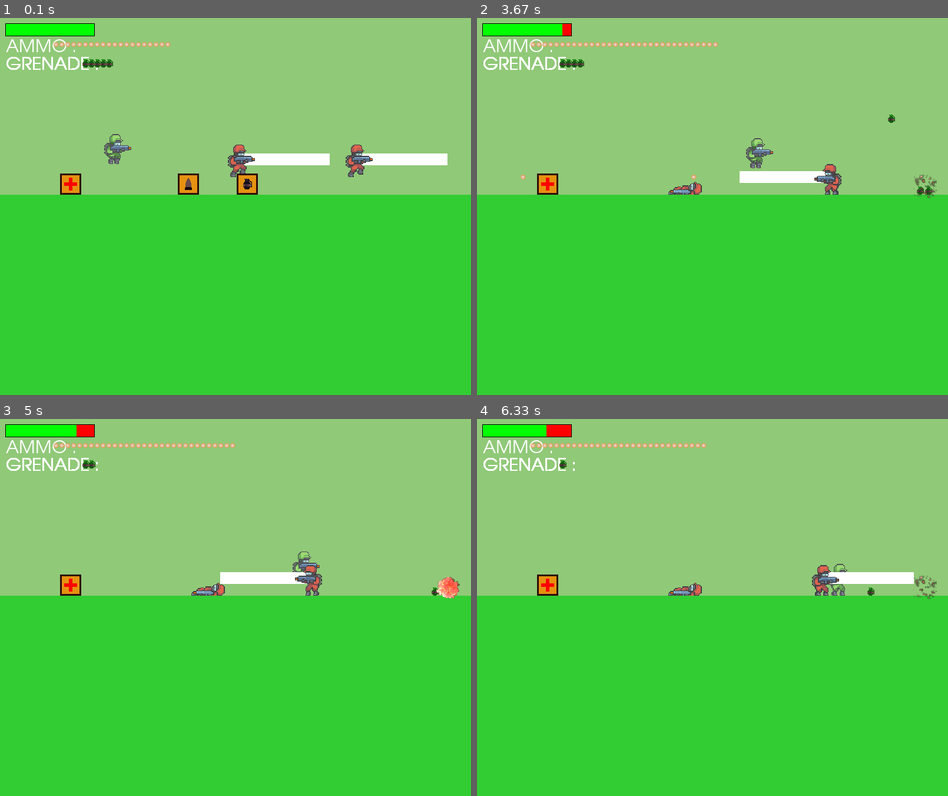
Above: before the commit, frames 1-4 (two rows, left to right).
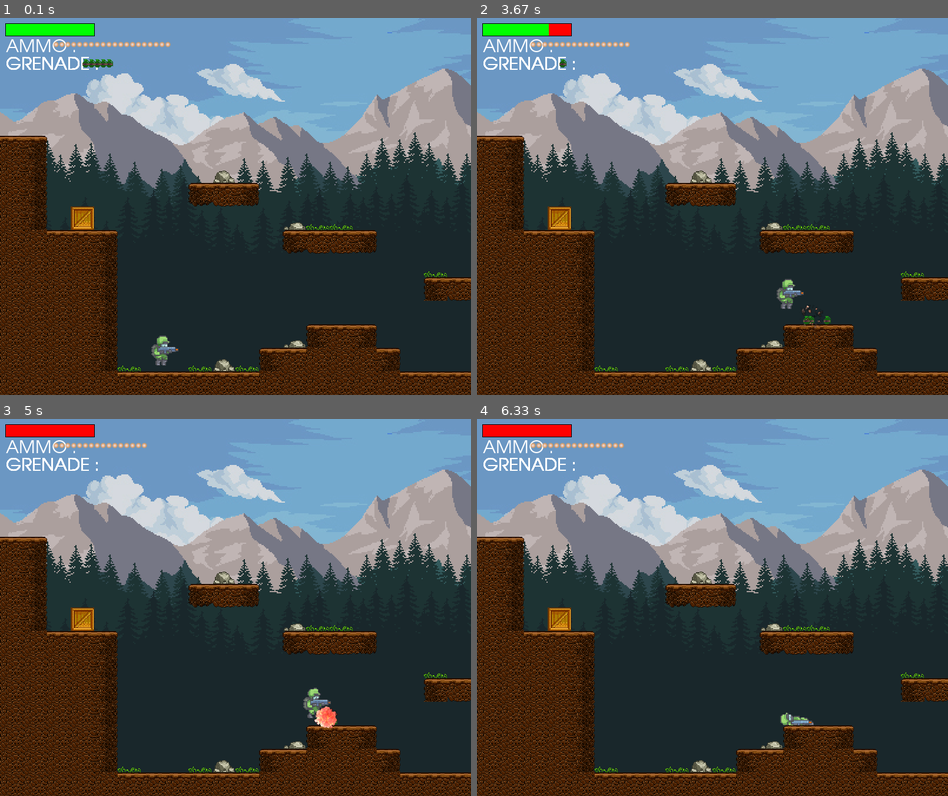
Above: after the commit, the same moments.

Repository: aminekhouaja/pygame-first-course
Game: pygame game, started from shooter_assets/shooter.py
Same seed, same stepped clock (60 frames per second), same inputs: the game is played once before the commit and once after it.
Inputs:
- Up to frame 1 (0.1 s): no input
- Up to frame 2 (3.67 s): hold E 0.33-0.8 s; hold D 0.33-0.8 s; tap Z at 0.83, 1.23, 1.53, 1.73, 2.03, 2.23, 2.53, 2.8, 3.1, 3.23, 3.53 s; hold D 1.17-1.63 s; hold A 1.67-2.13 s; hold A 2.17-2.7 s; tap E at 2.32 s; hold A 2.73-3.13 s; hold A from 3.17 s (still down)
- Up to frame 3 (5 s): release A at 3.8 s; hold A 3.83-4.3 s; tap Z at 3.9, 4.2, 4.4, 4.7, 4.9 s; tap E at 3.98 s; hold A 4.33-4.8 s; hold D from 4.83 s (still down)
- Up to frame 4 (6.33 s): tap Z at 5.2, 5.4, 5.7 s; release D at 5.3 s; hold A 5.33-5.87 s; tap E at 5.48 s

The runs differ from the first frame. In frame 1, 99% of the frame differs, in the area x 0-100%, y 0-100%; in frame 2, 99%; in frame 3, 99%; in frame 4, 99%.

Commit message:
improving collision problems background scrolling and loading the map

Diff:
--- a/shooter_assets/shooter.py
+++ b/shooter_assets/shooter.py
@@ -1,49 +1,114 @@
+# ============================================
+# IMPORTS & INITIALIZATION
+# ============================================
 import pygame
 import os
 import random
+import csv
 pygame.init()
 
+
+# ============================================
+# SCREEN CONFIGURATION
+# ============================================
 screen_width=800
 screen_height=int(screen_width*0.8)
 screen=pygame.display.set_mode((screen_width,screen_height))
 pygame.display.set_caption("Shooter Game")
-#fps
+
+
+# ============================================
+# GAME CONSTANTS
+# ============================================
+gravity=0.75
+SCROLL_THRESH=200
+ROWS=16
+COLS=150
+TILE_SIZE=screen_height//ROWS
+TILE_TYPES=21
+screen_scroll=0
+bg_scroll=0
+level=1
+
+
+# ============================================
+# CLOCK & FPS
+# ============================================
 clock=pygame.time.Clock()
 fps=60
-#bullets
+
+
+# ============================================
+# LOAD IMAGES
+# ============================================
 bullet_img=pygame.image.load("img/icons/bullet.png").convert_alpha()
-#grenades
 Grenade_img=pygame.image.load("img/icons/grenade.png").convert_alpha()
-#boxes images
 health_box_img=pygame.image.load("img/icons/health_box.png").convert_alpha()
 ammo_box_img=pygame.image.load("img/icons/ammo_box.png").convert_alpha()
 grenade_box_img=pygame.image.load("img/icons/grenade_box.png").convert_alpha()
+pine1_img=pygame.image.load("img/background/pine1.png").convert_alpha()
+pine2_img=pygame.image.load("img/background/pine2.png").convert_alpha()
+
+sky_img=pygame.image.load("img/background/sky_cloud.png").convert_alpha()
+mountain_img=pygame.image.load("img/background/mountain.png").convert_alpha()
+
+# Load tile images
+img_list=[]
+for x in range(TILE_TYPES):
+    img=pygame.image.load(f'img/tile/{x}.png').convert_alpha()
+    img=pygame.transform.scale(img,(TILE_SIZE,TILE_SIZE))
+    img_list.append(img)
+
 item_boxes={
     'Health':health_box_img,
     'Ammo':ammo_box_img,
     'Grenade':grenade_box_img
 }
-#colors
+
+
+# ============================================
+# COLORS & FONTS
+# ============================================
 BG=(144,201,120)
 red=(255,0,0)
 white=(255,255,255)
 font=pygame.font.SysFont('Futura',30)
-#player variables actions
+
+
+# ============================================
+# PLAYER ACTION VARIABLES
+# ============================================
 moving_left=False
 moving_right=False
 shoot=False
 grenade_thrown=False
 grenade=False
+
+
+# ============================================
+# UTILITY FUNCTIONS
+# ============================================
 def draw_bg():
     screen.fill(BG)
+    width=sky_img.get_width()
+    for x in range(5):
+        screen.blit(sky_img,((x*width)-bg_scroll*0.5,0))
+        screen.blit(mountain_img,((x*width)-bg_scroll*0.6,screen_height-mountain_img.get_height()-300))
+        screen.blit(pine1_img,(((x*width)-bg_scroll*0.7,screen_height-pine1_img.get_height()-150)))
+        screen.blit(pine2_img,(((x*width)-bg_scroll*0.8,screen_height-pine2_img.get_height())))
+
     #pygame.draw.line(screen,red,(0,300),(screen_width,300),2)
-    pygame.draw.rect(screen,(50,205,50),(0,300,screen_width,screen_height-300))
+    #pygame.draw.rect(screen,(50,205,50),(0,300,screen_width,screen_height-300))
+
 def draw_text(text,font,text_col,x,y):
     img=font.render(text,True,text_col)
     screen.blit(img,(x,y))
-#game variables
-gravity=0.75
-TILE_SIZE=40
+
+
+# ============================================
+# SPRITE CLASSES
+# ============================================
+
 class Bullet(pygame.sprite.Sprite):
     def __init__(self,x,y,direction):
         super().__init__()
@@ -52,15 +117,23 @@
         self.rect=self.image.get_rect()
         self.rect.center=(x,y)
         self.direction=direction
-    def update(self):
-        self.rect.x+=self.speed*self.direction
+        self.width=self.image.get_width()
+        self.height=self.image.get_height()
+    def update(self):
+        self.rect.x+=(self.speed*self.direction)+screen_scroll
         #delete bullet if it goes off screen
         if self.rect.right<0 or self.rect.left>screen_width:
             self.kill()
+
+        for tile in world.obstacle_list:
+            if tile[1].colliderect(self.rect):
+                self.kill()
+
         if pygame.sprite.spritecollide(player,bullet_group,False):
             if player.alive:
                 player.health-=5
                 self.kill()
+
         for enemy in enemy_group:
             if pygame.sprite.spritecollide(enemy,bullet_group,False):
                 if enemy.alive:
@@ -76,6 +149,7 @@
         self.rect=self.image.get_rect()
         self.rect.midtop=(x+TILE_SIZE//2,y+TILE_SIZE-self.image.get_height())
     def update(self):
+        self.rect.x+=screen_scroll
         if pygame.sprite.collide_rect(self,player):
             if self.item_type=='Health':
                 if player.health+25<=player.max_health:
@@ -88,13 +162,22 @@
                 player.grenades+=3
             self.kill()
 
-#groups
+# ============================================
+# SPRITE GROUPS
+# ============================================
 bullet_group=pygame.sprite.Group()
 grenade_group=pygame.sprite.Group()
 explosion_group=pygame.sprite.Group()
 enemy_group=pygame.sprite.Group()
 item_box_group=pygame.sprite.Group()
-
+decoration_group=pygame.sprite.Group()
+water_group=pygame.sprite.Group()
+exit_group=pygame.sprite.Group()
+
+
+# ============================================
+# GRENADE CLASS
+# ============================================
 class Grenade(pygame.sprite.Sprite):
     def __init__(self,x,y,direction):
         super().__init__()
@@ -105,18 +188,31 @@
         self.rect=self.image.get_rect()
         self.rect.center=(x,y)
         self.direction=direction
+        self.width=self.image.get_width()
+        self.height=self.image.get_height()
+
 
     def update(self):
         self.vel_y+=gravity
         dx=self.direction*self.speed
         dy=self.vel_y
-        if 300<self.rect.bottom+dy:
-            dy=300 - self.rect.bottom
-            self.speed=0
-        if self.rect.left+dx<0 or self.rect.right+dx>screen_width:
-            self.direction*=-1
-            dx=self.direction*self.speed
-        self.rect.x+=dx
+        for tile in world.obstacle_list:
+            #x chechking collsion
+            if tile[1].colliderect(self.rect.x+dx,self.rect.y,self.width,self.height):
+                self.direction*=-1
+                dx=self.direction*self.speed
+            # Y checking
+            if tile[1].colliderect(self.rect.x,self.rect.y+dy,self.width,self.height):
+                self.speed=0
+                if self.vel_y<0:
+                    self.vel_y=0
+                    dy=tile[1].bottom-self.rect.top
+
+                elif self.vel_y>=0:
+                    dy=tile[1].top-self.rect.bottom
+                    self.vel_y=0
+
+        self.rect.x+=dx+screen_scroll
         self.rect.y+=dy
         self.timer-=1
         if self.timer<=0:
@@ -134,6 +230,9 @@
 
 
 
+# ============================================
+# SOLDIER (PLAYER/ENEMY) CLASS
+# ============================================
 class soldier(pygame.sprite.Sprite):
     def __init__(self,char_type,x,y,scale,speed,ammo,health,grenades):
         super().__init__()
@@ -156,12 +255,14 @@
         self.action=0
         self.shoot_cooldown=0
         self.update_time=pygame.time.get_ticks()
+
         # ia variables
         self.move_counter=0
         self.idling=False
         self.idling_counter=0
-        self.vision=pygame.Rect(0,0,150,20)
+        self.vision=pygame.Rect((0,0,150,20))
         animation_types=['Idle','Run','Jump','Death']
+
          #load idle images
         for animation in animation_types:
             temp_list=[]
@@ -171,53 +272,70 @@
                 img=pygame.transform.scale(img,(img.get_width()*scale,img.get_height()*scale))
                 temp_list.append(img)
             self.animation_list.append(temp_list)
+
         temp_list=[]
+
         self.animation_list.append(temp_list)
         self.image=self.animation_list[self.action][self.frameIndex]
         self.rect=self.image.get_rect()
         self.rect.center=(x,y)
+        self.width=self.image.get_width()
+        self.height=self.image.get_height()
+
     def move(self,moving_left,moving_right):
+        screen_scroll=0
         dx=0
         dy=0
+
+        if self.jump and self.in_aire==False:
+            self.vel_y=-13
+            self.jump=False
+            self.in_aire=True
+
+        #apply gravity
+        self.vel_y+=gravity
+        if self.vel_y>15:
+            self.vel_y=20
+
+
         if moving_left:
             dx=-self.speed
             self.flip=True
             self.direction=-1
-            self.direction=-1
+
         if moving_right:
             dx=self.speed
             self.flip=False
             self.direction=1
 
-        if self.jump and self.in_aire==False:
-            self.vel_y=-11
-            self.jump=False
-            self.in_aire=True
-        #apply gravity
-        self.vel_y+=gravity
-        if self.vel_y>10:
-            self.vel_y=10
+
         dy+=self.vel_y
-        if moving_right:
-            dx=self.speed
-            self.flip=False
-            self.direction=1
-
-        if self.jump and self.in_aire==False:
-            self.vel_y=-11
-            self.jump=False
-            self.in_aire=True
-        #apply gravity
-        self.vel_y+=gravity
-        if self.vel_y>10:
-            self.vel_y=10
-        dy+=self.vel_y
+        for tile in world.obstacle_list:
+
+            #check collision in x direction
+            if tile[1].colliderect(self.rect.x+dx,self.rect.y,self.width,self.height):
+                dx=0
+
+            #check y direcion
+            if tile[1].colliderect(self.rect.x,self.rect.y+dy,self.width,self.height):
+
+                if self.vel_y<0:
+                    self.vel_y=0
+                    dy=tile[1].bottom-self.rect.top
+
+                elif self.vel_y>=0:
+                    dy=tile[1].top-self.rect.bottom
+                    self.in_aire=False
+                    self.vel_y=0
+        #update rect position
         self.rect.x+=dx
         self.rect.y+=dy
-        if self.rect.bottom>300:
-            self.rect.bottom=300
-            self.vel_y=0
-            self.in_aire=False
+        #update scroll
+        if self.char_type=='player':
+            if screen_width-SCROLL_THRESH<self.rect.right or self.rect.left<SCROLL_THRESH:
+                self.rect.x-=dx
+                screen_scroll=-dx
+        return screen_scroll
     def shoot(self):
         if self.shoot_cooldown==0 and self.ammo>0:
             self.shoot_cooldown=20
@@ -263,6 +381,7 @@
                 self.idling_counter=50
             if self.vision.colliderect(player.rect):
                 self.update_action(0)
+
                 #shoot
                 self.shoot()
             else:
@@ -283,8 +402,10 @@
                     self.idling_counter-=1
                     if self.idling_counter<=0:
                         self.idling=False
-            pygame.draw.rect(screen,(255,255,255),self.vision)
-
+        self.rect.x+=screen_scroll
+# ============================================
+# HEALTH BAR CLASS
+# ============================================
 class Health_Bar():
     def __init__(self,x,y,health,max_health):
         self.x=x
@@ -298,9 +419,85 @@
         pygame.draw.rect(screen,red,(self.x,self.y,150,20))
         pygame.draw.rect(screen,(0,255,0),(self.x,self.y,150*ratio,20))
 
-
-
-
+# ============================================
+# WORLD & MAP CLASS
+# ============================================
+class World():
+    def __init__(self):
+        self.obstacle_list=[]
+    def process_data(self,data):
+        for y,row in enumerate(data):
+            for x,tile in enumerate(row):
+                if 0<=tile:
+                    img=img_list[tile]
+                    img_rect=img.get_rect()
+                    img_rect.x=x*TILE_SIZE
+                    img_rect.y=y*TILE_SIZE
+                    tile_data=(img,img_rect)
+                    if tile<=8:
+                        self.obstacle_list.append(tile_data)
+                    elif 9==tile or tile==10:
+                        water=Water(img,x*TILE_SIZE,y*TILE_SIZE)
+                        water_group.add(water)
+                    elif 11<=tile and tile<=14:
+                        decoration=Decoration(img,x*TILE_SIZE,y*TILE_SIZE)
+                        decoration_group.add(decoration)
+                        #decoratrion
+                    elif tile==15:
+                        player=soldier('player',x*TILE_SIZE,y*TILE_SIZE,1.65,6,20,200,5)
+                        health_bar=Health_Bar(10,10,player.health,player.health)
+                    elif tile==16:
+                        enemy=soldier('enemy',x*TILE_SIZE,y*TILE_SIZE,1.65,2,100,100,0)
+                        enemy_group.add(enemy)
+                    elif tile==17:
+                        item_boxe1=ItemBox('Ammo',x*TILE_SIZE,y*TILE_SIZE)
+                        item_box_group.add(item_boxe1)
+
+                    elif tile==18:
+                        item_boxe2=ItemBox('Grenade',x*TILE_SIZE,y*TILE_SIZE)
+                        item_box_group.add(item_boxe2)
+                    elif tile==19:
+                        item_boxe3=ItemBox('Health',x*TILE_SIZE,y*TILE_SIZE)
+                        item_box_group.add(item_boxe3)
+                    elif tile==20:#exit
+                        exit=Exit(img,x*TILE_SIZE,y*TILE_SIZE)
+                        exit_group.add(exit)
+        return player, health_bar
+    def draw(self):
+        for tile in self.obstacle_list:
+            tile[1][0]+=screen_scroll
+            screen.blit(tile[0],tile[1])
+
+# ============================================
+# DECORATION & ENVIRONMENT CLASSES
+# ============================================
+class Decoration(pygame.sprite.Sprite):
+    def __init__(self,img,x,y):
+        super().__init__()
+        self.image=img
+        self.rect=self.image.get_rect()
+        self.rect.midtop=(x+TILE_SIZE//2,y+(TILE_SIZE-self.image.get_height()))
+    def update(self):
+        self.rect.x+=screen_scroll
+class Water(pygame.sprite.Sprite):
+    def __init__(self,img,x,y):
+        super().__init__()
+        self.image=img
+        self.rect=self.image.get_rect()
+        self.rect.midtop=(x+TILE_SIZE//2,y+(TILE_SIZE-self.image.get_height()))
+    def update(self):
+        self.rect.x+=screen_scroll
+class Exit(pygame.sprite.Sprite):
+    def __init__(self,img,x,y):
+        super().__init__()
+        self.image=img
+        self.rect=self.image.get_rect()
+        self.rect.midtop=(x+TILE_SIZE//2,y+(TILE_SIZE-self.image.get_height()))
+    def update(self):
+        self.rect.x+=screen_scroll
+# ============================================
+# EXPLOSION CLASS
+# ============================================
 class Explosion(pygame.sprite.Sprite):
     def __init__(self, x,y,scale):
         super().__init__()
@@ -327,46 +524,83 @@
                 self.image=self.images[self.frame_index]
 
 
-player=soldier('player',200,200,1.65,5,20,200,5)
-health_bar=Health_Bar(10,10,player.health,player.health)
-enemy=soldier('enemy',400,200,1.65,2,20,100,0)
-enemy2=soldier('enemy',600,200,1.65,2,20,100,0)
-enemy_group.add(enemy)
-enemy_group.add(enemy2)
-# temp
-item_boxe3=ItemBox('Health',100,260)
-item_boxe1=ItemBox('Ammo',300,260)
-item_boxe2=ItemBox('Grenade',400,260)
-
-item_box_group.add(item_boxe1)
-item_box_group.add(item_boxe2)
-item_box_group.add(item_boxe3)
+
+# ============================================
+# GAME INITIALIZATION
+# ============================================
 run=True
+
+# Create empty map
+world_data=[]
+for row in range(ROWS):
+    r=[-1]*COLS
+    world_data.append(r)
+
+# Load level data from CSV
+with open(f'level{level}_data.csv',newline='') as csvfile:
+    reader=csv.reader(csvfile,delimiter=',')
+    for x,row in enumerate(reader):
+        for y,tile in enumerate(row):
+            world_data[x][y]=int(tile)
+
+# Initialize world and player
+world=World()
+player,health_bar=world.process_data(world_data)
+
+
+# ============================================
+# MAIN GAME LOOP
+# ============================================
 while run:
     clock.tick(fps)
+
+    # Update background
     draw_bg()
+
+    # Load and draw map
+    world.draw()
     health_bar.draw(player.health)
+
+    # Draw UI (ammo and grenades)
     draw_text(f"AMMO :",font,white,10,35)
     for x in range(player.ammo):
         screen.blit(bullet_img,(90+(x*10),40))
         draw_text(f"GRENADE :",font,white,10,65)
     for x in range(player.grenades):
         screen.blit(Grenade_img,(140+(x*10),70))
+
+    # Draw and update player
     player.draw()
     player.update()
+    screen_scroll=player.move(moving_left,moving_right)
+    bg_scroll-=screen_scroll
+    # Update and draw enemies
     for enemy in enemy_group:
         enemy.update()
         enemy.ai()
         enemy.draw()
+
+    # Update sprite groups
     bullet_group.update()
+    explosion_group.update()
+    item_box_group.update()
+    grenade_group.update()
+    # Update decoration-like groups so their positions react to screen_scroll
+    decoration_group.update()
+    water_group.update()
+    exit_group.update()
+
+    # Draw sprite groups
+    exit_group.draw(screen)
+    water_group.draw(screen)
+    decoration_group.draw(screen)
     bullet_group.draw(screen)
-    item_box_group.update()
     item_box_group.draw(screen)
-    grenade_group.update()
     grenade_group.draw(screen)
-    player.move(moving_left,moving_right)
-    explosion_group.update()
     explosion_group.draw(screen)
+
+    # Player movement and actions
+
     if player.alive:
         if shoot:
             player.shoot()
@@ -381,16 +615,18 @@
             player.update_action(1)
         else:
             player.update_action(0)
+
+    # Event handling
     for event in pygame.event.get():
         if event.type==pygame.QUIT:
             run=False
-        #keyboard press
+
+        # Keyboard press
         if event.type==pygame.KEYDOWN:
             if event.key==pygame.K_q:
                 moving_left=True
             if event.key==pygame.K_d:
                 moving_right=True
-
             if event.key==pygame.K_e:
                 shoot=True
             if event.key==pygame.K_a and player.alive:
@@ -398,7 +634,7 @@
             if event.key==pygame.K_z and player.alive:
                 player.jump=True
 
-        #keyboard release
+        # Keyboard release
         if event.type==pygame.KEYUP:
             if event.key==pygame.K_q:
                 moving_left=False
@@ -411,5 +647,7 @@
             if event.key==pygame.K_a:
                 grenade=False
                 grenade_thrown=False
+
     pygame.display.update()
+
 pygame.quit()
Not shown, changed: README.md
